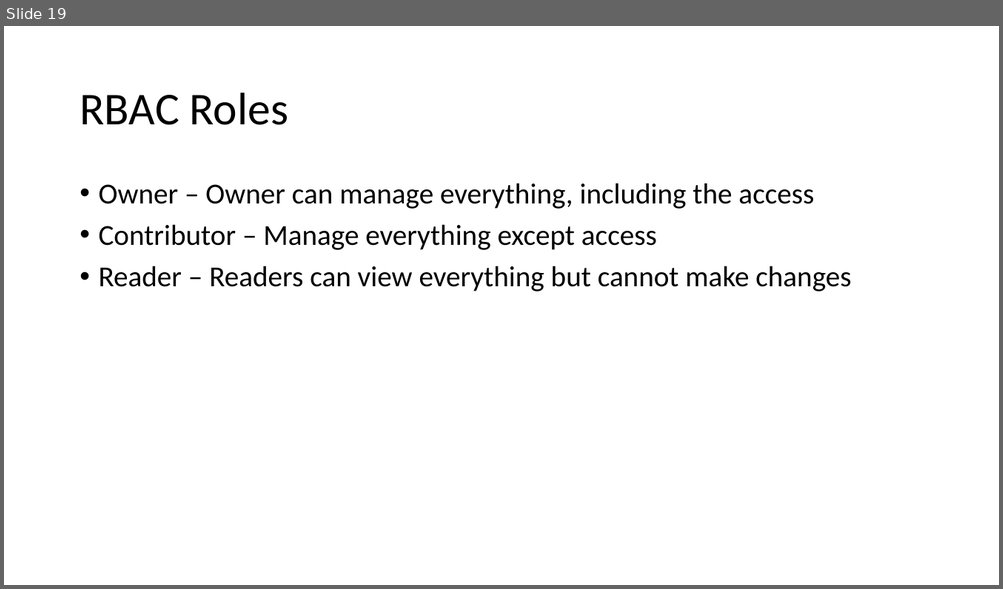
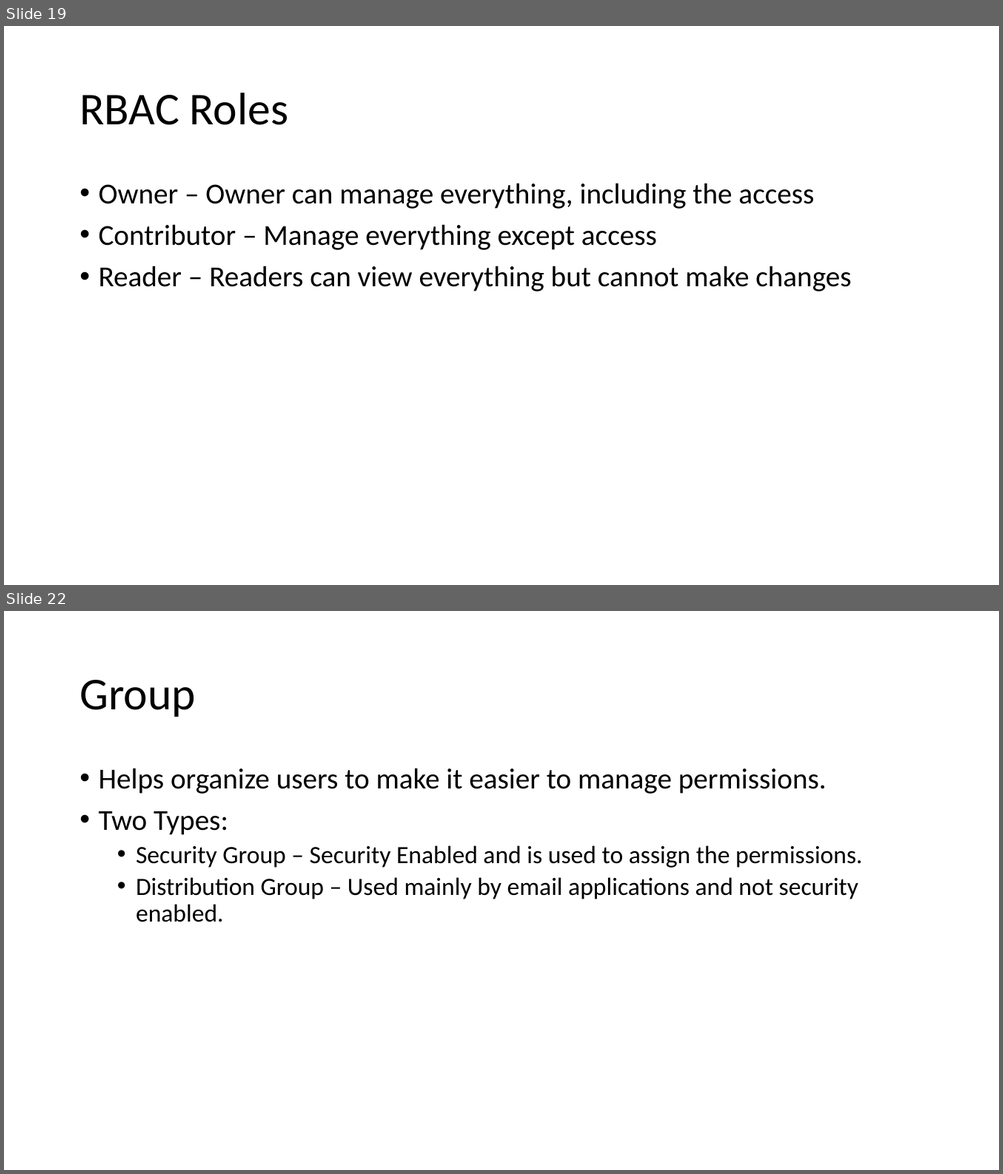
Before and after one commit to CentaurNZ/8-Oct-AZ104, a slide deck: Governance and Compliance.pptx. Shown one above the other, each under a label of ours: slide 19 before the commit, slides 19 and 22 after it; the slides between them are not shown. The pictures are 1003x589 and 1003x1174 pixels, drawn with LibreOffice and Linux fonts; fonts in the diff are those of the drawing. Boxes give left, top, right and bottom in pixels: in the first picture for what was removed or moved away, otherwise in the second. Text is boxed around its words. In the diff, an @@ line names an element or a change of style, - is before the commit and + after.

```diff
--- a/Governance and Compliance.pptx
+++ b/Governance and Compliance.pptx
@@ slide 22 added at (x1=4, y1=611, x2=999, y2=1170), background #FFFFFF @@
@@ title added at (x1=79, y1=680, x2=195, y2=717), 44 pt, text #000000 @@
+Group
@@ text added at (x1=99, y1=768, x2=862, y2=923), 24 pt, text #000000 @@
+• Helps organize users to make it easier to manage permissions.
+• Two Types:
+  • Security Group – Security Enabled and is used to assign the permissions.
+  • Distribution Group – Used mainly by email applications and not security enabled.
```
Also in this commit, not shown: 3 other slides added.
